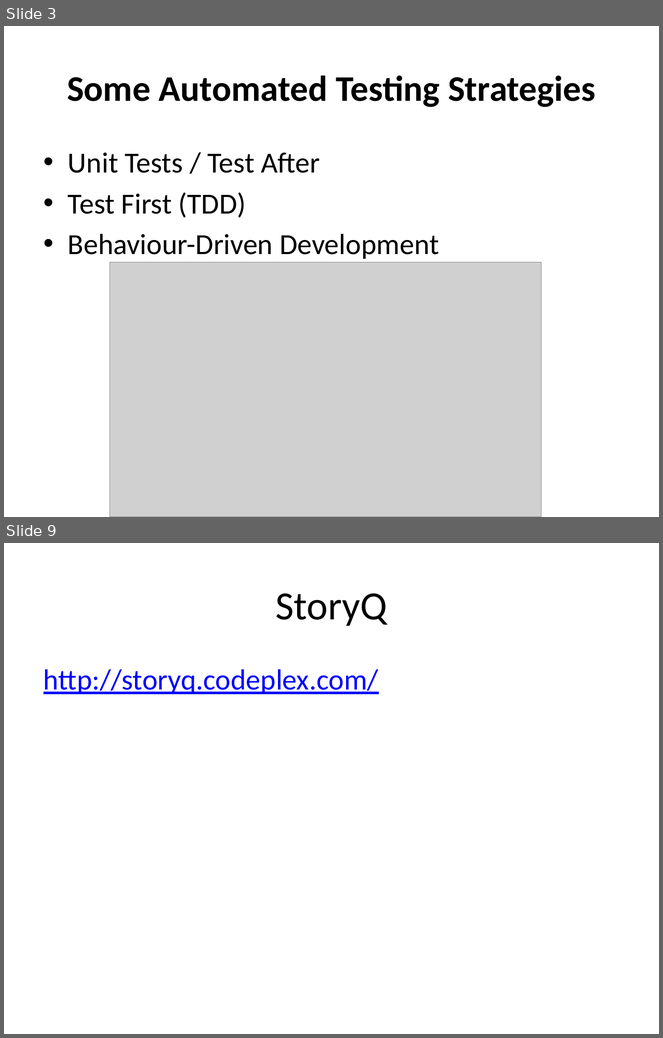
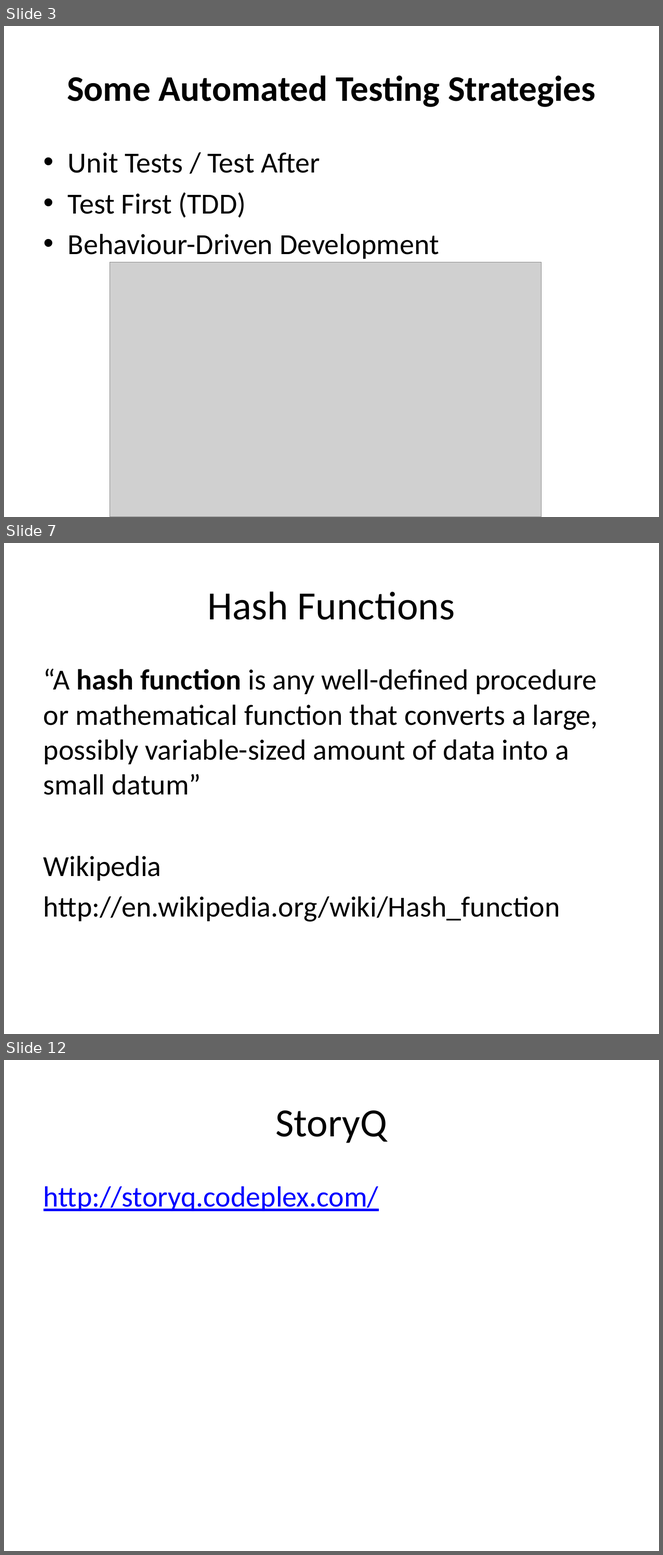
Before and after one commit to liammclennan/Liam-s-Presentations, a slide deck: storyq/Behaviour-Driven Development.pptx. Shown one above the other, each under a label of ours: slides 3 and 9 before the commit, slides 3, 7 and 12 after it; the slides between them are not shown. The pictures are 663x1038 and 663x1555 pixels, drawn with LibreOffice and Linux fonts; fonts in the diff are those of the drawing; grey boxes stand for pictures. Boxes give left, top, right and bottom in pixels: in the first picture for what was removed or moved away, otherwise in the second. Text is boxed around its words. In the diff, an @@ line names an element or a change of style, - is before the commit and + after.

```diff
--- a/storyq/Behaviour-Driven Development.pptx
+++ b/storyq/Behaviour-Driven Development.pptx
@@ slide 7 added at [4,543,659,1034], background #FFFFFF @@
@@ title added at [208,591,455,620], 44 pt, text #000000 @@
+Hash Functions
@@ text added at [44,668,598,922], 32 pt, text #000000 @@
+“A hash function is any well-defined procedure or mathematical function that converts a large, possibly variable-sized amount of data into a small datum”
+Wikipedia
+http://en.wikipedia.org/wiki/Hash_function
@@ what was slide 9 is now slide 12 @@
```
Also in this commit, not shown: 6 slides changed, 3 other slides added.
